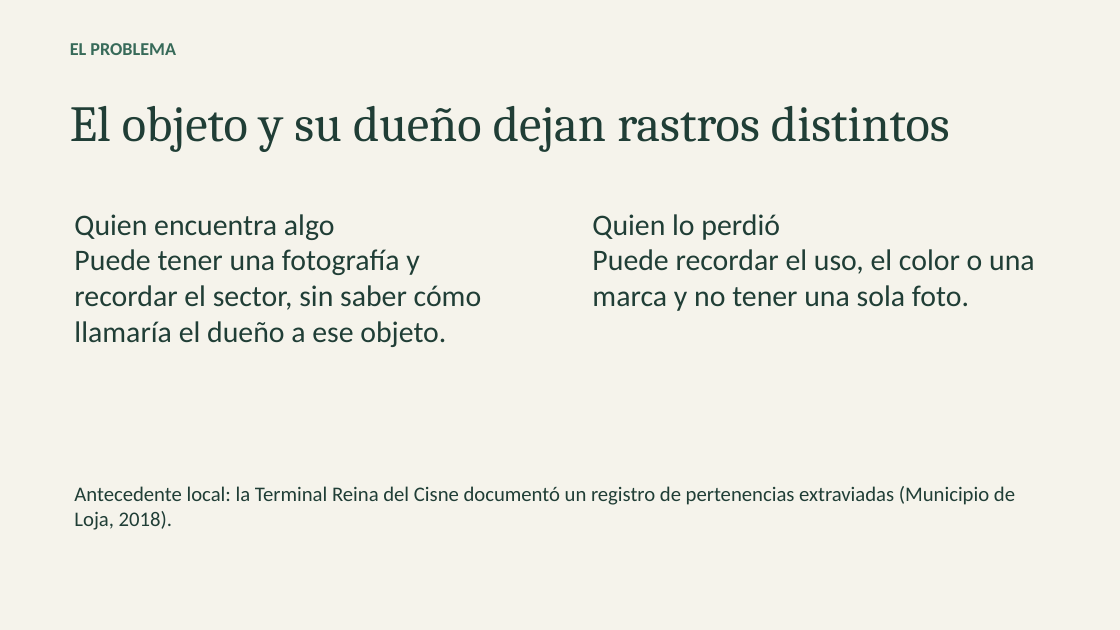
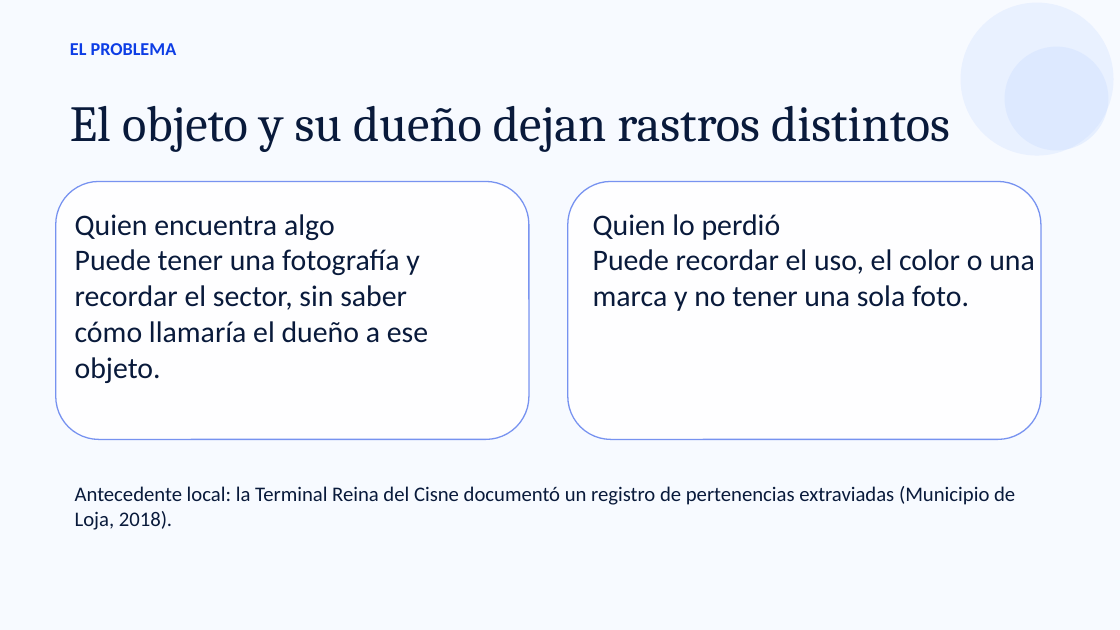
Before and after one commit to AlexJavierQ/problema-loja, a slide deck: slide 2 of presentacion/Hallazgos.pptx. Drawn at 1120x630 pixels with LibreOffice and Linux fonts; fonts in the diff are those of the drawing. Boxes give left, top, right and bottom in pixels: in the first picture for what was removed or moved away, otherwise in the second. Text is boxed around its words. In the diff, an @@ line names an element or a change of style, - is before the commit and + after.

```diff
--- a/presentacion/Hallazgos.pptx
+++ b/presentacion/Hallazgos.pptx
@@ background #F5F3EB to #F7FAFF @@
@@ ellipse added at bbox=[960, 3, 1113, 156], fill #C7DBFF at 29% opacity @@
@@ text "EL PROBLEMA" at bbox=[70, 43, 177, 55]: text colour #376A59 to #0D3DE5 @@
@@ ellipse added at bbox=[1004, 47, 1108, 150], fill #C7DBFF at 35% opacity @@
@@ rounded rectangle added at bbox=[56, 181, 529, 439], fill #FFFFFF at 94% opacity, outline #0D3DE5 1 pt @@
@@ text colour #203E36 to #091A3B in 4 elements at bbox=[70, 106, 950, 152], bbox=[593, 214, 1035, 311], bbox=[75, 486, 1015, 530], bbox=[75, 214, 428, 383] @@
@@ rounded rectangle added at bbox=[567, 181, 1041, 439], fill #FFFFFF at 94% opacity, outline #0D3DE5 1 pt @@
```
Also in this commit, not shown: 5 other slides changed, 3 slides added, 7 other files.
